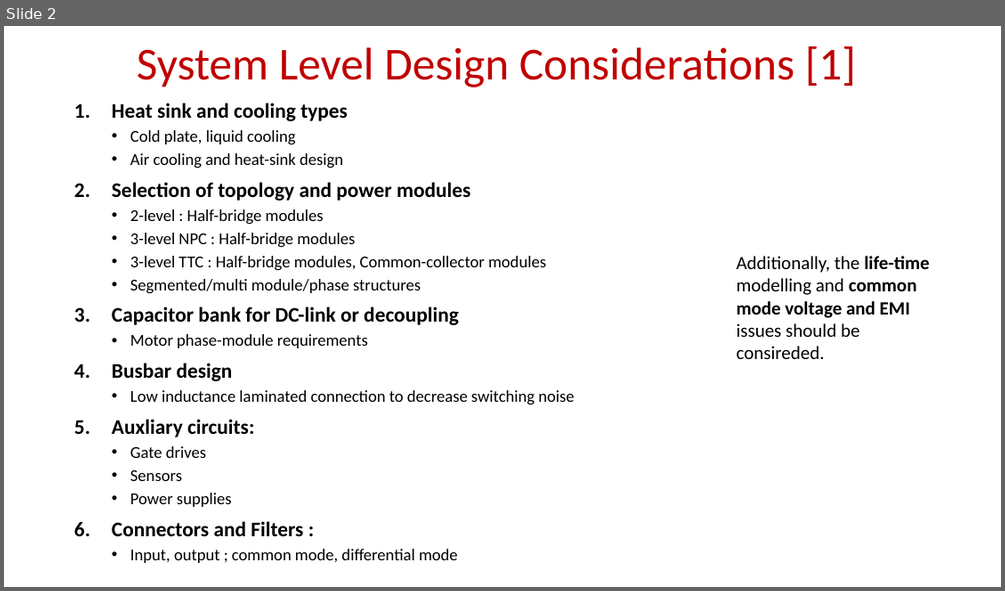
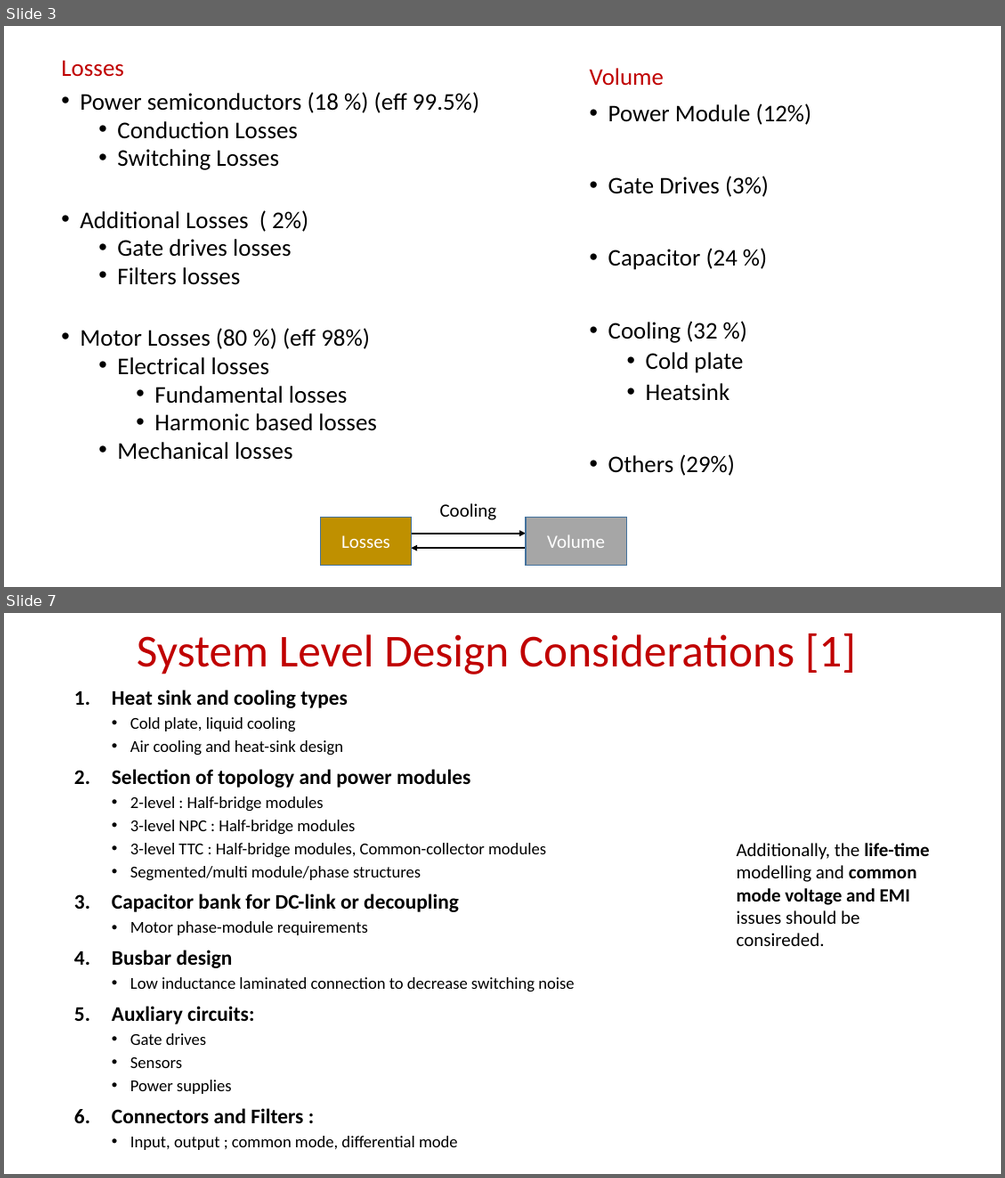
Before and after one commit to EnesAyaz/KTH, a slide deck: Weekly-Reports/ComparitiveAnalyisi.pptx. Shown one above the other, each under a label of ours: slide 2 before the commit, slides 3 and 7 after it; the slides between them are not shown. The pictures are 1005x591 and 1005x1178 pixels, drawn with LibreOffice and Linux fonts; fonts in the diff are those of the drawing. Boxes give left, top, right and bottom in pixels: in the first picture for what was removed or moved away, otherwise in the second. Text is boxed around its words. In the diff, an @@ line names an element or a change of style, - is before the commit and + after.

```diff
--- a/Weekly-Reports/ComparitiveAnalyisi.pptx
+++ b/Weekly-Reports/ComparitiveAnalyisi.pptx
@@ slide 3 added at <box>4,26,1001,587</box>, background #FFFFFF @@
@@ text added at <box>61,60,479,459</box>, 23.1 pt, text #000000 @@
+Losses
+• Power semiconductors (18 %) (eff 99.5%)
+  • Conduction Losses
+  • Switching Losses
+• Additional Losses ( 2%)
+  • Gate drives losses
+  • Filters losses
+• Motor Losses (80 %) (eff 98%)
+  • Electrical losses
+    • Fundamental losses
+    • Harmonic based losses
+  • Mechanical losses
@@ text added at <box>590,68,812,475</box>, 23 pt, text #000000 @@
+Volume
+• Power Module (12%)
+• Gate Drives (3%)
+• Capacitor (24 %)
+• Cooling (32 %)
+  • Cold plate
+  • Heatsink
+• Others (29%)
@@ text added at <box>440,503,497,520</box>, 18 pt, text #000000 @@
+Cooling
@@ rectangle added at <box>321,516,412,565</box>, fill #BF9000, outline #43739E 1 pt, 18 pt, text #FFFFFF @@
+Losses
@@ rectangle added at <box>526,516,627,565</box>, fill #A6A6A6, outline #43739E 1 pt, 18 pt, text #FFFFFF @@
+Volume
@@ arrow added from (380, 533) to (526, 533), #000000 1.5 pt @@
@@ arrow added from (556, 548) to (411, 548), #000000 1.5 pt @@
@@ what was slide 2 is now slide 7 @@
```
Also in this commit, not shown: 1 slide changed, 4 other slides added, 6 other files.
